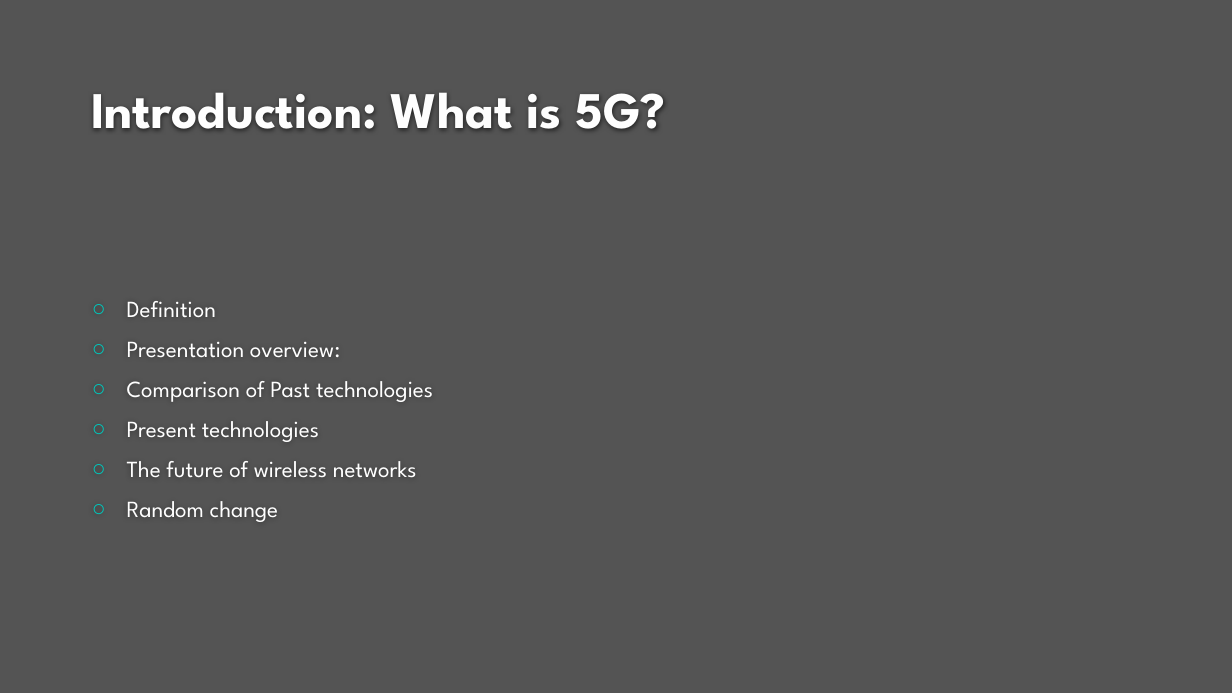
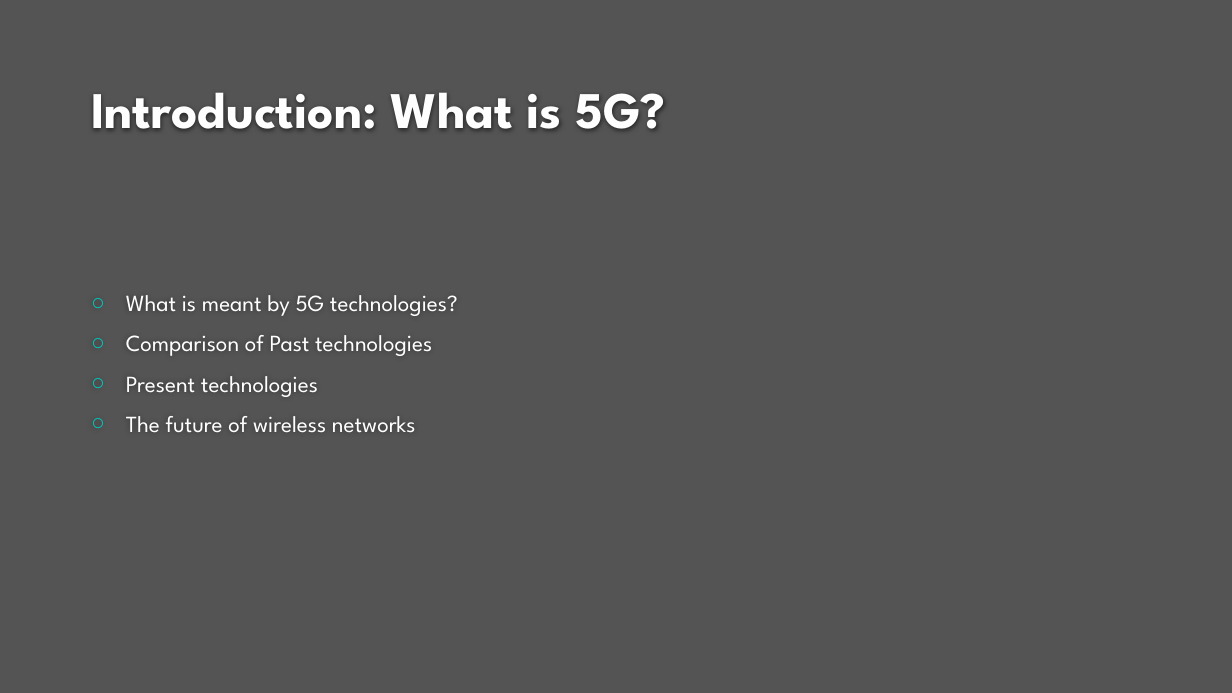
Before and after one commit to hackergirl1/5G-Presentation-, a slide deck: slide 2 of 5G Technologies.pptx. Drawn at 1232x693 pixels with LibreOffice and Linux fonts; fonts in the diff are those of the drawing; background and template pictures are left out. Boxes give left, top, right and bottom in pixels: in the first picture for what was removed or moved away, otherwise in the second. Text is boxed around its words. In the diff, an @@ line names an element or a change of style, - is before the commit and + after.

Commit message:
Changes

```diff
--- a/5G Technologies.pptx
+++ b/5G Technologies.pptx
@@ text at (x1=126, y1=295, x2=458, y2=316): text changed @@
-○ Definition
-○ Presentation overview:
+○ What is meant by 5G technologies?
@@ text at (x1=127, y1=501, x2=278, y2=522): paragraph removed @@
-○ Random change
```
Also in this commit, not shown: 11 slides added, 1 slide removed.
